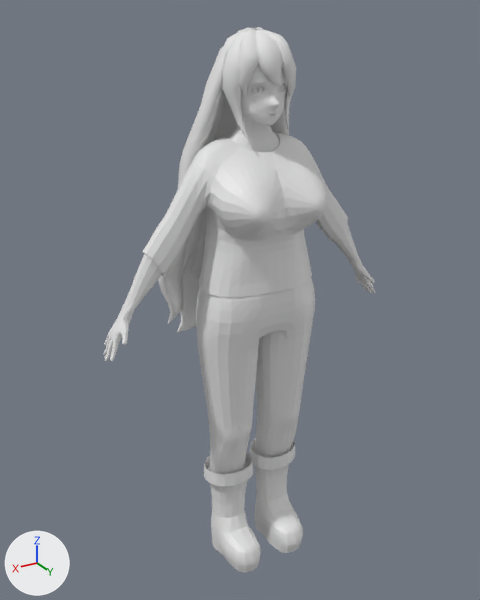
Before and after pictures for a commit that changed the Blender file character_anatomy/kaila4.2.blend.
Before and after are seen from a 50 mm lens placed at (0.976, 1.552, 1.682), pointed at (0.005, -0.066, 0.873). Arrows for +X, +Y and +Z are at lower left; the lights stay in place.

Script lines for the objects in view, before the commit:
```python
me_cube_013 = bpy.data.meshes.new('Cube.013')
me_cube_013.from_pydata(...)  # 7415 vertices, 7153 faces; spans x -0.47..0.47, y -0.27..0.19, z 0.0..1.65
me_cube_013.materials.append(mat_material)  # white #e7e7e7
ob_kaila = bpy.data.objects.new('KAILA', me_cube_013)
ob_kaila.location = (0.0, 0.0, 0.0)
```
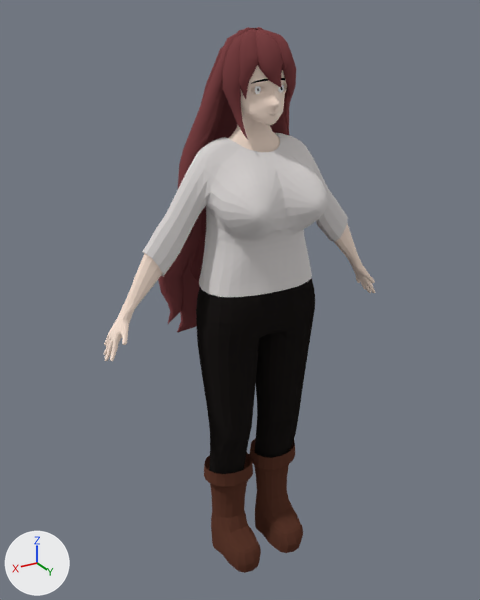
Boxes (x1, y1, x2, y2) around the edits, measured in the pictures (480 x 600 px; the box of a moved part takes in the faces that stretch with it):
part 1 of me_cube_013, moved or reshaped
    before: (254, 85, 284, 94)
    after: (255, 85, 284, 94)
part 2 of me_cube_013, surface changed
    both: (104, 27, 375, 573)

The edits, one by one:
Picture 'tex' (img_tex) is new.
Material 'DiffuseBSDF' (mat_diffusebsdf) is new.
Its texture is img_tex.
Its roughness is 0.47.
me_cube_013 is used by ob_kaila; location (0.0, 0.0, 0.0).
me_cube_013 had 7415 vertices, 7153 faces and spanned x -0.47..0.47, y -0.27..0.19, z 0.0..1.65.
me_cube_013 no longer uses material mat_material (white #e7e7e7).
me_cube_013 now has 7391 vertices, 7131 faces and spans x -0.47..0.47, y -0.27..0.19, z 0.0..1.65.
Part 1, on me_cube_013:
74 vertices are removed from x -0.04..0.05, y 0.07..0.08, z 1.5..1.52.
214 faces are deleted.
40 vertices move within x -0.04..0.04, y 0.07..0.08, z 1.5..1.51.
50 vertices are added at x 0.02..0.05, y 0.07..0.08, z 1.5..1.52.
192 new faces join them.
me_cube_013 part 2: 6811 kept faces spanning x -0.47..0.47, y -0.27..0.19, z 0.0..1.65 get new texture (UV) coordinates.
me_cube_013 now uses material mat_diffusebsdf (picture img_tex).
